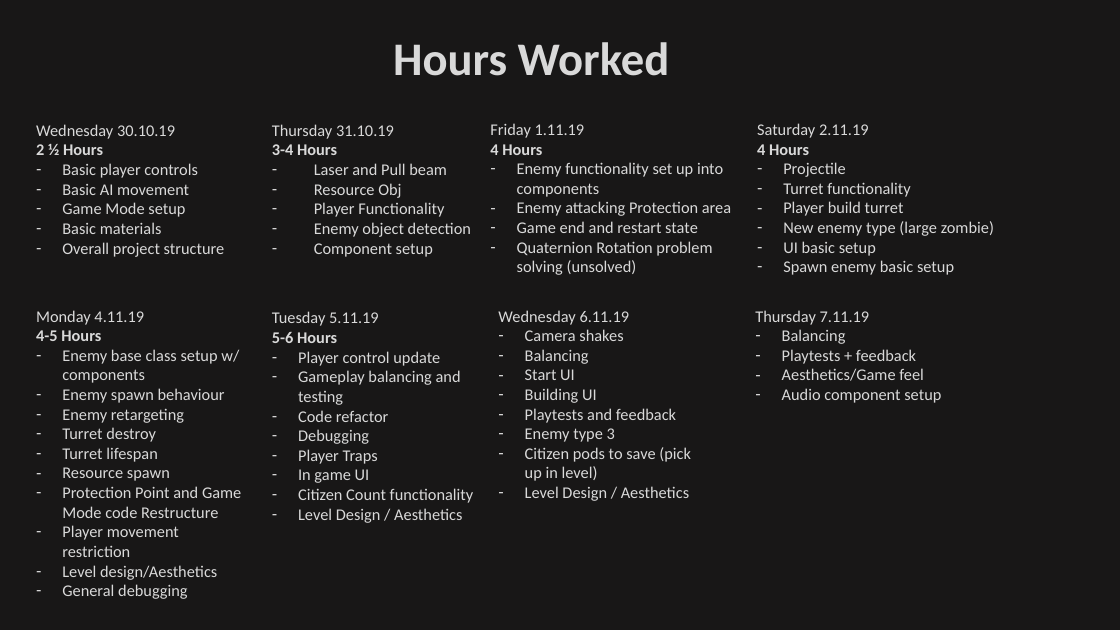
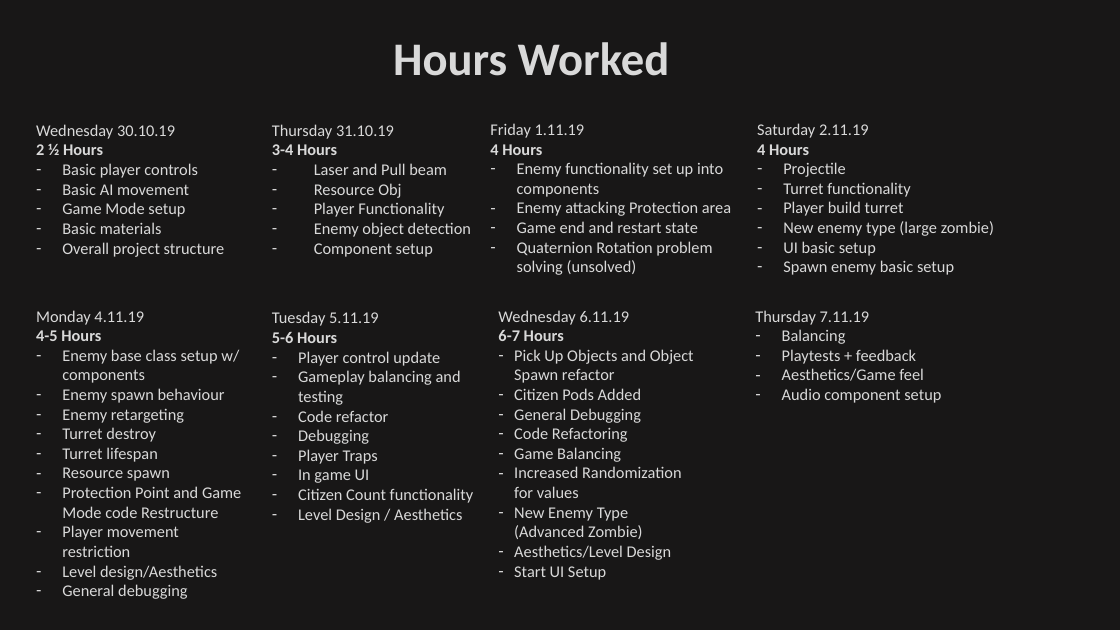
Before and after one commit to jabbawalden/AliensVsZombies, a slide deck: slide 2 of AliensVsZombieDocument.pptx. Drawn at 1120x630 pixels with LibreOffice and Linux fonts; fonts in the diff are those of the drawing. Boxes give left, top, right and bottom in pixels: in the first picture for what was removed or moved away, otherwise in the second. Text is boxed around its words. In the diff, an @@ line names an element or a change of style, - is before the commit and + after.

Commit message:
Document update 6.11.19

```diff
--- a/AliensVsZombieDocument.pptx
+++ b/AliensVsZombieDocument.pptx
@@ text at (498, 330, 694, 580): text changed @@
-– Camera shakes
-– Balancing
-– Start UI
-– Building UI
-– Playtests and feedback
-– Enemy type 3
-– Citizen pods to save (pick up in level)
-– Level Design / Aesthetics
+6-7 Hours
+– Pick Up Objects and Object Spawn refactor
+– Citizen Pods Added
+– General Debugging
+– Code Refactoring
+– Game Balancing
+– Increased Randomization for values
+– New Enemy Type (Advanced Zombie)
+– Aesthetics/Level Design
+– Start UI Setup
```
